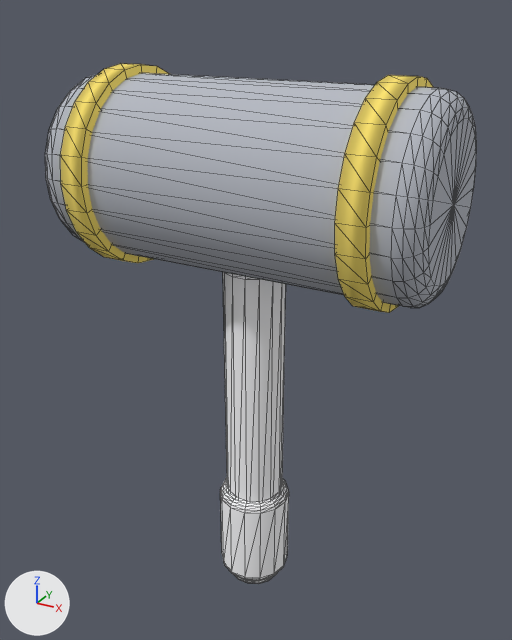
An edit to the OBJ model assets/meshes/ParasolPlummetHammer.obj, drawn before and after from the same camera.
Rendered twice from a camera (50 mm lens) standing at (2.06, -3.72, 3.94) and looking at (-0.02, 0.06, 2.06). Every picture has the same lights, and +X, +Y and +Z are marked at lower left. The older version comes first. Mesh edges are drawn as thin lines. Where no turn or scale is listed for an object, it has been applied to the vertices.

In view in the first picture: 'Band', 'Handle', 'Head'.
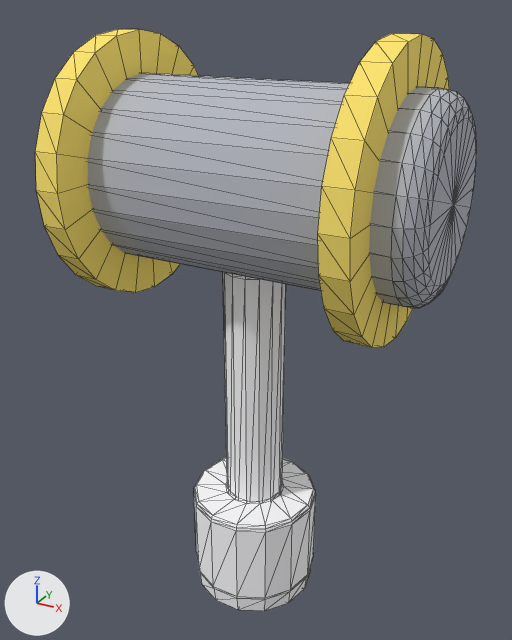
Edits to the scene script, one JSON object a line:
```json
{"block": "me_band", "where": "# used by ob_band; location = (0.0, 0.0, 0.0)"}
{"op": "remove", "block": "me_band", "code": "me_band.from_pydata(...)  # 100 vertices, 192 faces; spans x -0.95..0.95, y -0.63..0.63, z 2.37..3.63"}
{"op": "add", "block": "me_band", "code": "me_band.from_pydata(...)  # 100 vertices, 192 faces; spans x -0.95..0.95, y -0.83..0.83, z 2.17..3.83"}
{"block": "me_band", "change": "me_band part 1: the whole mesh is scaled about its middle by (1, 1.31, 1.31)"}
{"block": "me_handle", "where": "# used by ob_handle; location = (0.0, 0.0, 0.0)"}
{"op": "remove", "block": "me_handle", "code": "me_handle.from_pydata(...)  # 284 vertices, 560 faces; spans x -0.25..0.25, y -0.24..0.24, z 0.0..2.5"}
{"op": "add", "block": "me_handle", "code": "me_handle.from_pydata(...)  # 284 vertices, 560 faces; spans x -0.45..0.45, y -0.43..0.43, z -0.02..2.5"}
{"block": "me_handle", "change": "me_handle part 2: 113 of 284 vertices moved; they spanned x -0.25..0.25, y -0.24..0.24, z 0.08..0.76 and now span x -0.45..0.45, y -0.43..0.43, z -0.02..0.76; mean shift (0.0, 0.0, -0.04); largest move (-0.23, 0.0, 0.1) -> (-0.43, 0.0, 0.0)"}
```

What differs and where, as boxes [x1, y1, x2, y2] in the pictures (512 x 640 px; the box of a moved part takes in the faces that stretch with it):
```json
{"object": "Band", "change": "rescaled", "before": [60, 64, 433, 313], "after": [35, 29, 449, 348], "on screen": "11% wider, 28% taller"}
{"object": "Handle", "change": "reshaped", "before": [220, 272, 289, 584], "after": [194, 272, 316, 611], "on screen": "76% wider, 9% taller"}
{"part": 2, "of": "me_handle", "change": "moved or reshaped", "before": [220, 478, 289, 580], "after": [194, 458, 316, 611]}
```
